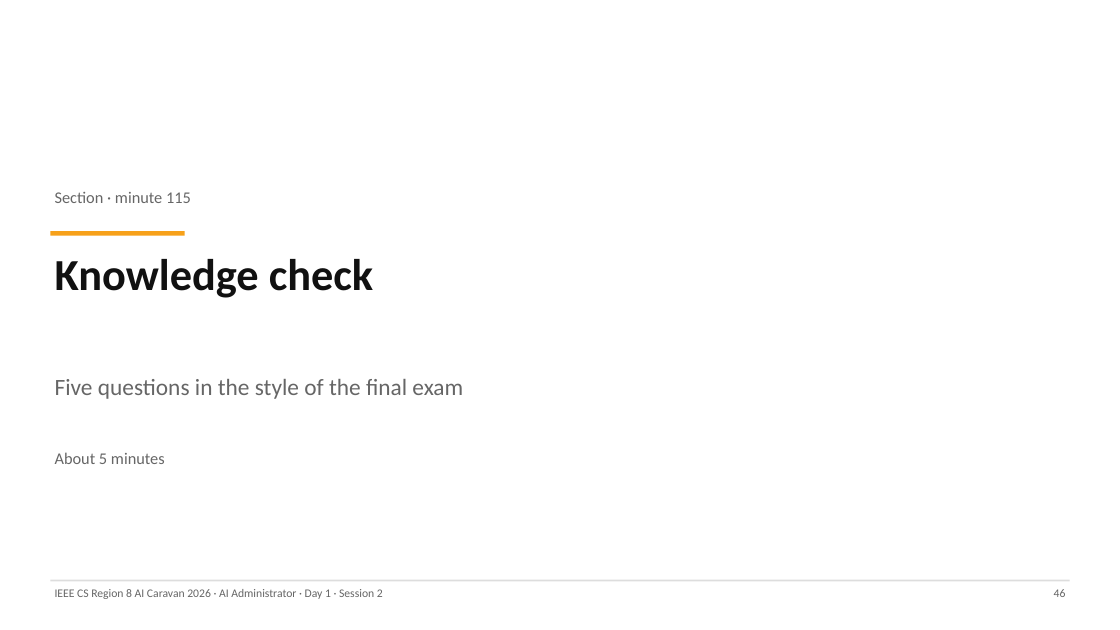
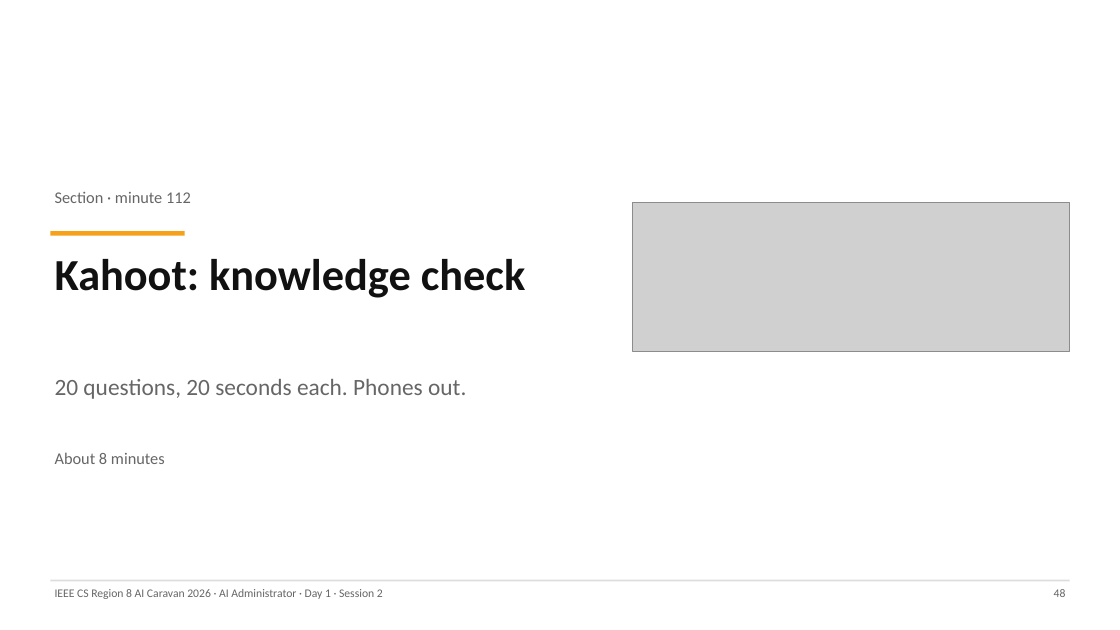
Before and after one commit to abedbanna/snippet-vault, a slide deck: slide 48 of instructor/ai-administrator/out/day1/Day1_S2_Prompting_for_Operators.pptx (slide 46 before the commit). Drawn at 1120x630 pixels with LibreOffice and Linux fonts; fonts in the diff are those of the drawing; grey boxes stand for pictures. Boxes give left, top, right and bottom in pixels: in the first picture for what was removed or moved away, otherwise in the second. Text is boxed around its words. In the diff, an @@ line names an element or a change of style, - is before the commit and + after.

Commit message:
Session 2: live test bench and policy bot, 20-question Kahoot replaces quiz slides, fictional policies, web page boxes

```diff
--- a/instructor/ai-administrator/out/day1/Day1_S2_Prompting_for_Operators.pptx
+++ b/instructor/ai-administrator/out/day1/Day1_S2_Prompting_for_Operators.pptx
@@ text at [55, 192, 191, 203]: text changed @@
-Section · minute 115
+Section · minute 112
@@ picture added at [633, 202, 1070, 351] @@
@@ text at [55, 259, 525, 298]: text changed @@
-Knowledge check
+Kahoot: knowledge check
@@ text at [55, 379, 466, 399]: text changed @@
-Five questions in the style of the final exam
+20 questions, 20 seconds each. Phones out.
@@ text at [55, 452, 165, 464]: text changed @@
-About 5 minutes
+About 8 minutes
```
Also in this commit, not shown: 25 other slides changed, 3 slides added, 10 slides removed, 28 other files.
